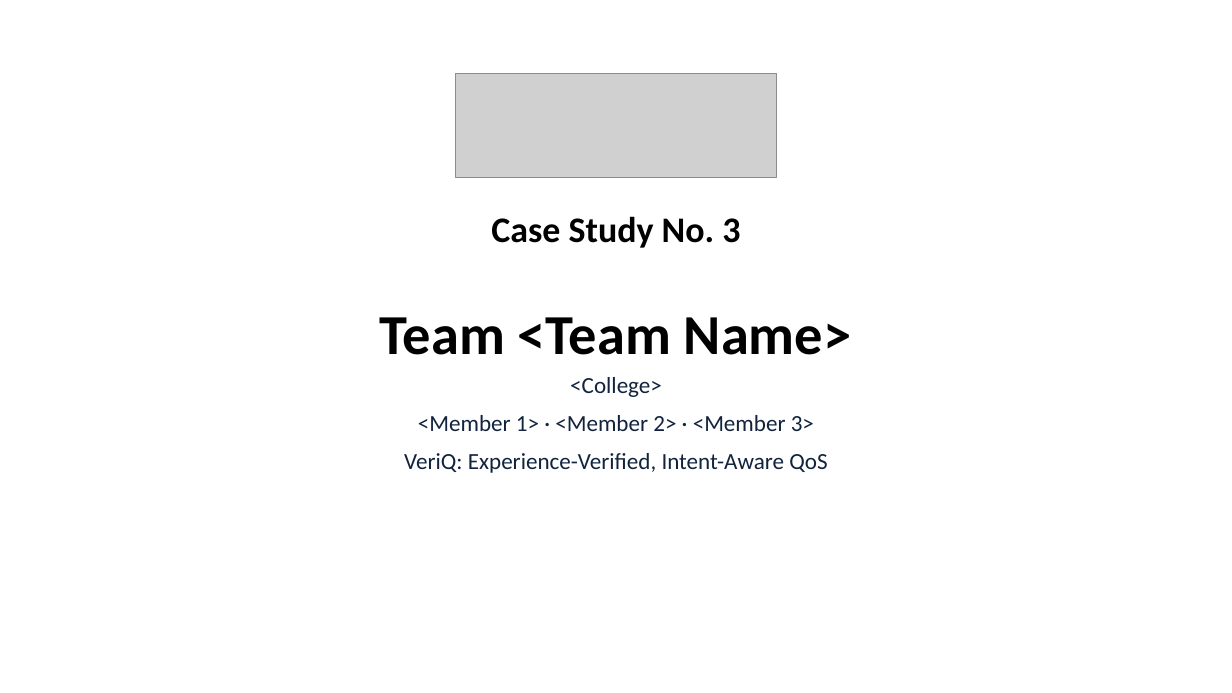
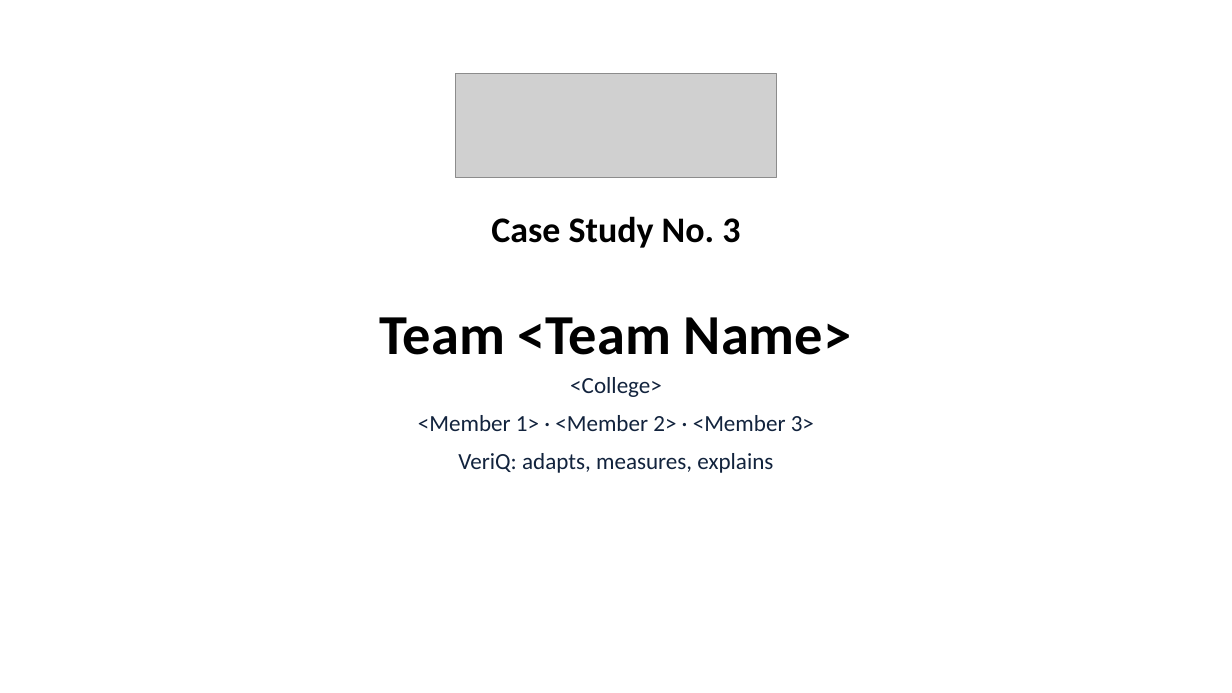
Before and after one commit to Imrahul4361/Tata-Elxsi-Teliport, a slide deck: slide 1 of submission/Round1_Case3_VeriQ.pptx. Drawn at 1232x693 pixels with LibreOffice and Linux fonts; fonts in the diff are those of the drawing; grey boxes stand for pictures; background and template pictures are left out. Boxes give left, top, right and bottom in pixels: in the first picture for what was removed or moved away, otherwise in the second. Text is boxed around its words. In the diff, an @@ line names an element or a change of style, - is before the commit and + after.

```diff
--- a/submission/Round1_Case3_VeriQ.pptx
+++ b/submission/Round1_Case3_VeriQ.pptx
@@ subtitle at (458,453,773,473): text changed @@
-VeriQ: Experience-Verified, Intent-Aware QoS
+VeriQ: adapts, measures, explains
```
Also in this commit, not shown: 1 other slide changed, 5 other files.
